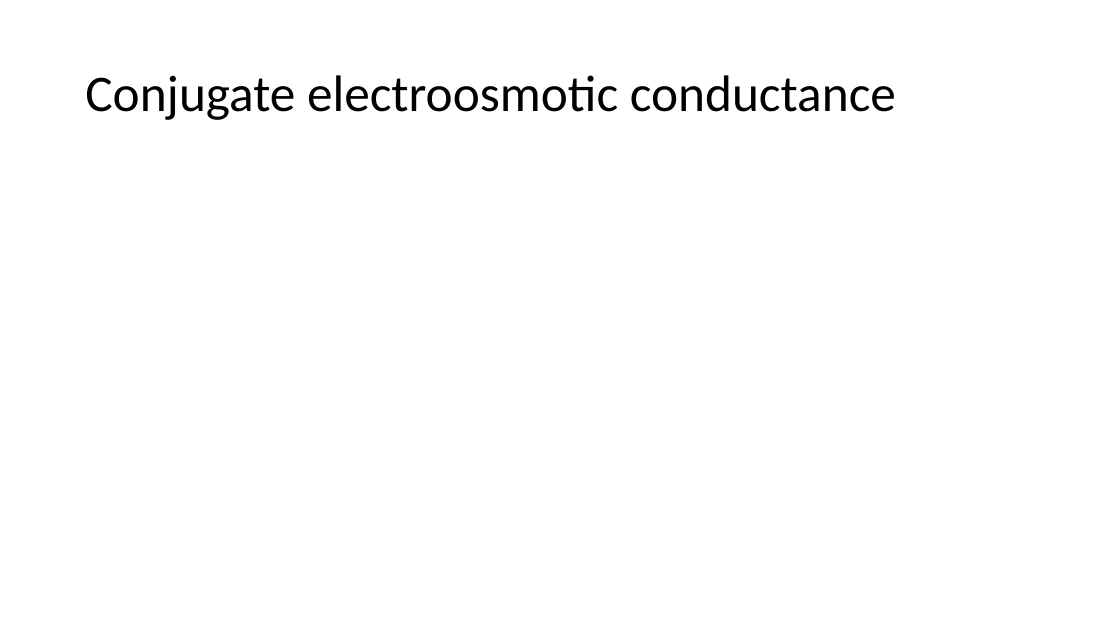
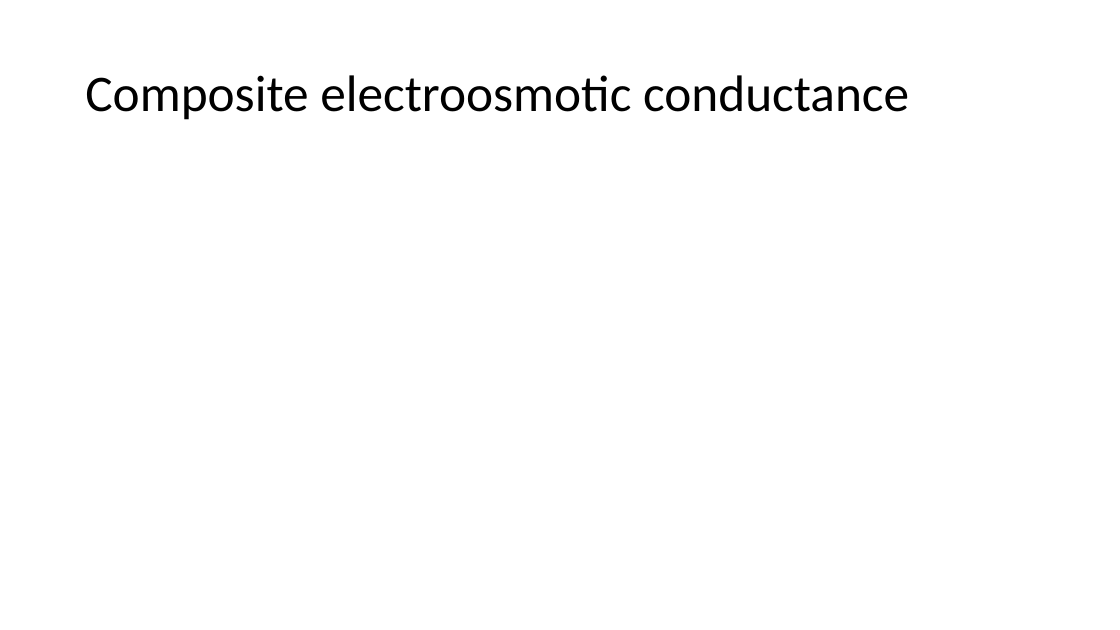
Before and after one commit to maoyanren/APS_DFD_2014, a slide deck: slide 5 of finite_pore.pptx. Drawn at 1120x630 pixels with LibreOffice and Linux fonts; fonts in the diff are those of the drawing; grey boxes stand for pictures. Boxes give left, top, right and bottom in pixels: in the first picture for what was removed or moved away, otherwise in the second. Text is boxed around its words. In the diff, an @@ line names an element or a change of style, - is before the commit and + after.

```diff
--- a/finite_pore.pptx
+++ b/finite_pore.pptx
@@ title at (85, 75, 909, 120): text changed @@
-Conjugate electroosmotic conductance
+Composite electroosmotic conductance
```
Also in this commit, not shown: 8 other slides changed, 1 other file.
